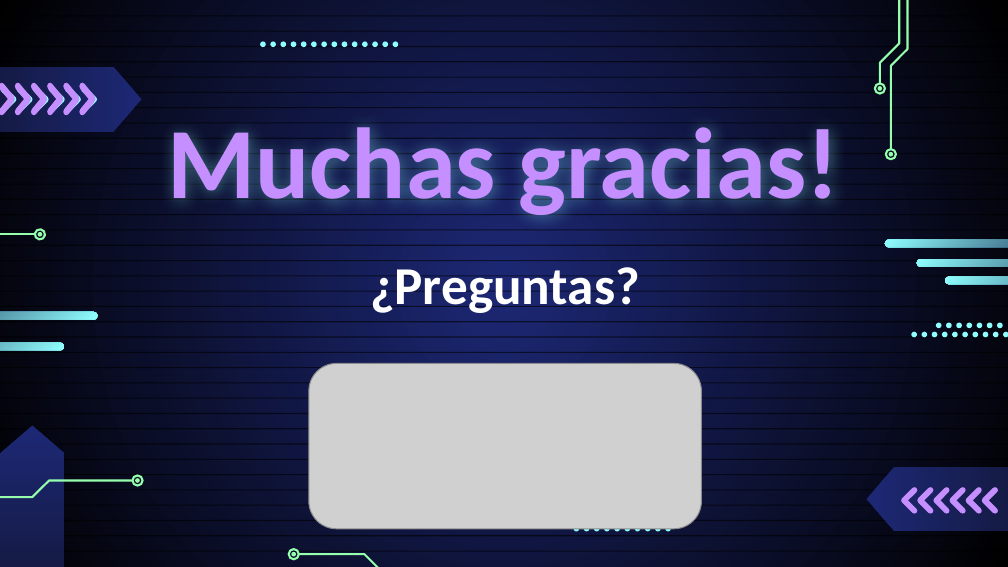
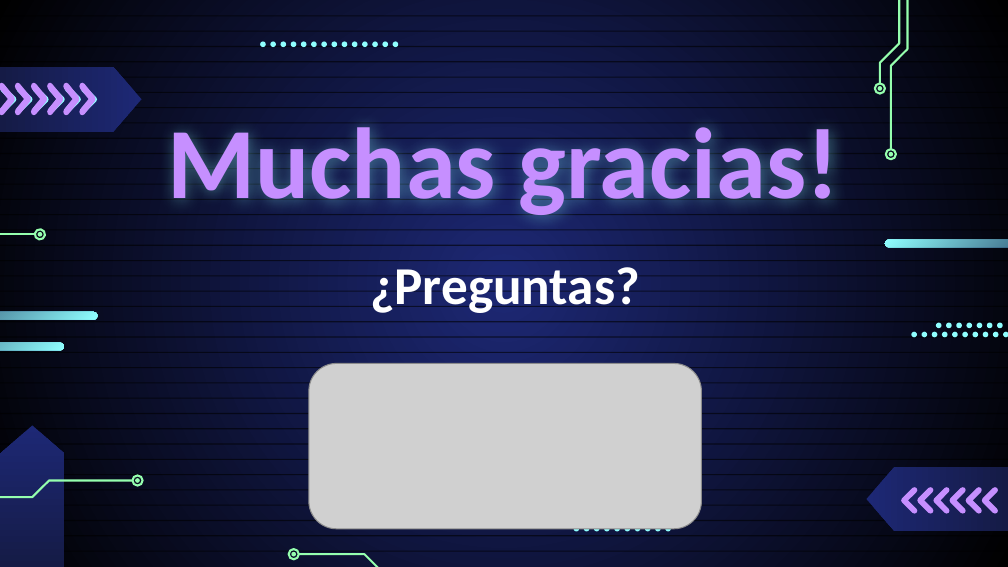
Before and after one commit to ISadir/PI02-Henry, a slide deck: slide 5 of Presentación PI02.pptx (slide 6 before the commit). Drawn at 1008x567 pixels with LibreOffice and Linux fonts; fonts in the diff are those of the drawing; grey boxes stand for pictures. Boxes give left, top, right and bottom in pixels: in the first picture for what was removed or moved away, otherwise in the second. Text is boxed around its words. In the diff, an @@ line names an element or a change of style, - is before the commit and + after.

```diff
--- a/Presentación PI02.pptx
+++ b/Presentación PI02.pptx
@@ rounded rectangle removed at box(917, 259, 1008, 266) @@
@@ rounded rectangle removed at box(946, 277, 1008, 284) @@
```
Also in this commit, not shown: 3 other slides changed, 1 slide removed, 2 other files.
